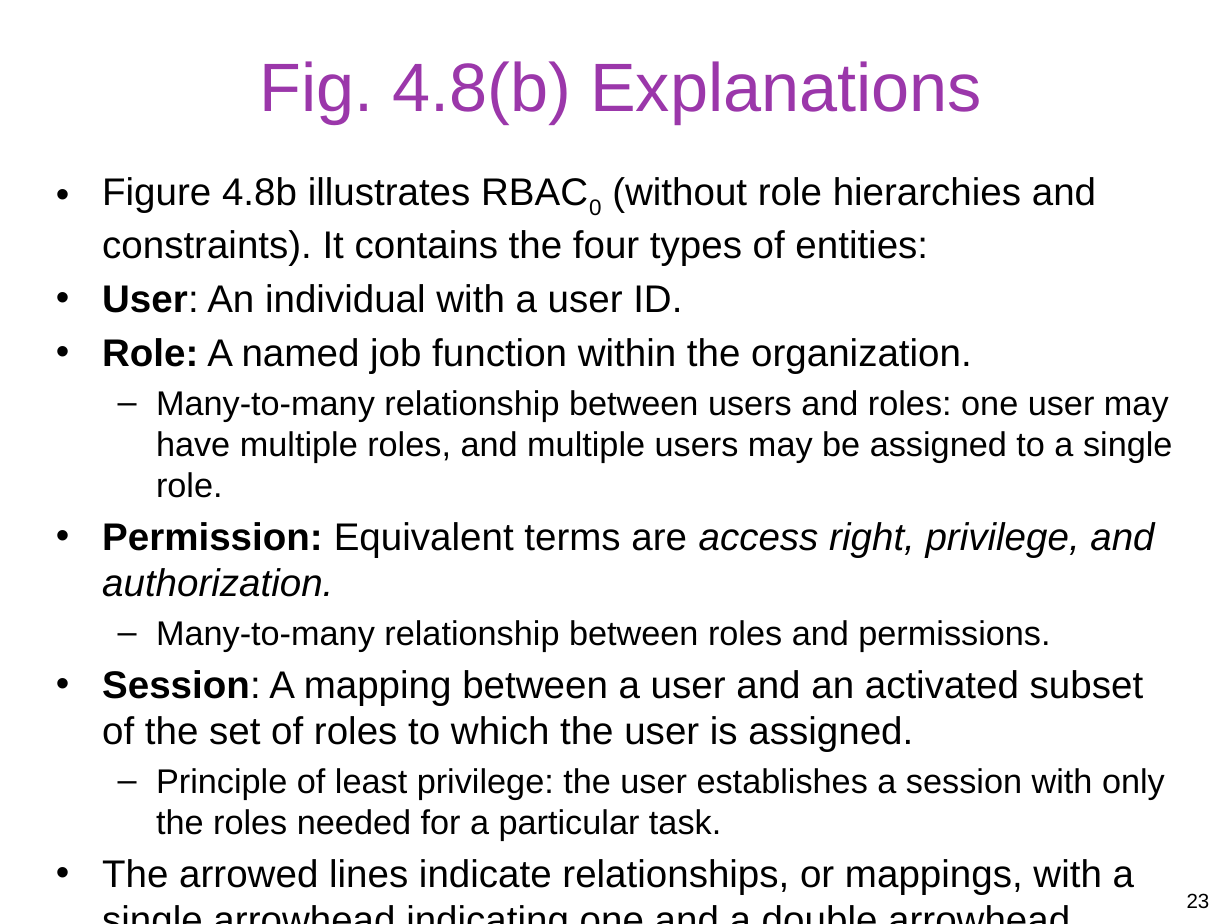
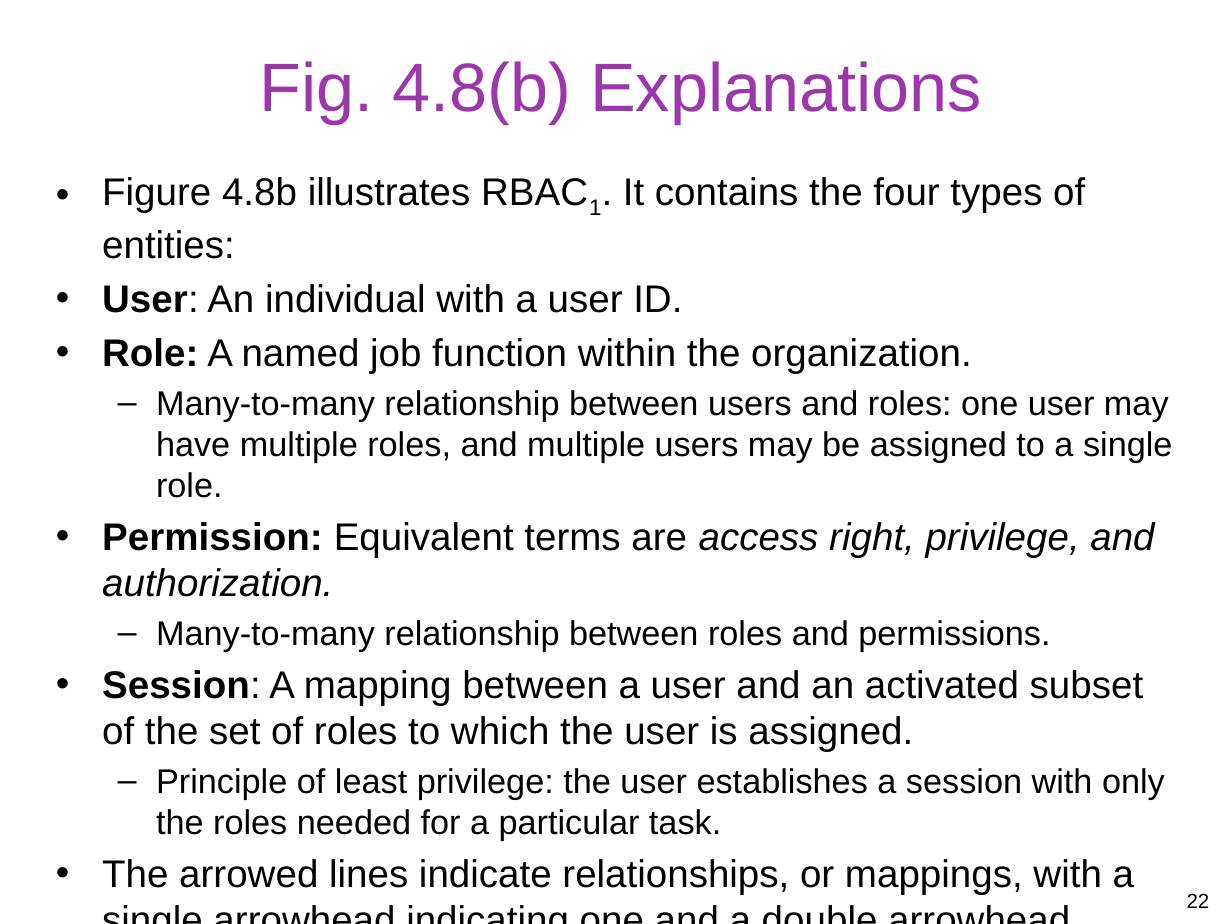
Before and after one commit to gulaoshi/gu.github.io, a slide deck: slide 22 of InfoSec/PPTs/L4-CH04-Access Control.pptx (slide 23 before the commit). Drawn at 1232x924 pixels with LibreOffice and Linux fonts; fonts in the diff are those of the drawing. Boxes give left, top, right and bottom in pixels: in the first picture for what was removed or moved away, otherwise in the second. Text is boxed around its words. In the diff, an @@ line names an element or a change of style, - is before the commit and + after.

```diff
--- a/InfoSec/PPTs/L4-CH04-Access Control.pptx
+++ b/InfoSec/PPTs/L4-CH04-Access Control.pptx
@@ text at (x1=102, y1=177, x2=1085, y2=259): text changed @@
-• Figure 4.8b illustrates RBAC0 (without role hierarchies and constraints). It contains the four types of entities:
+• Figure 4.8b illustrates RBAC1. It contains the four types of entities:
@@ page number at (x1=1187, y1=893, x2=1210, y2=908): text changed @@
-23
+22
```
Also in this commit, not shown: 13 other slides changed, 1 slide removed, 2 other files.
